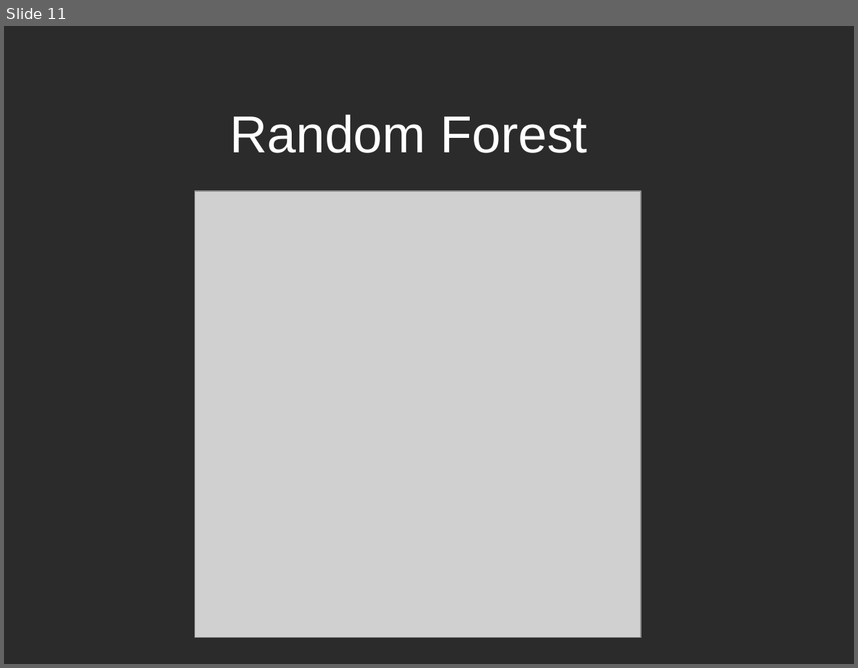
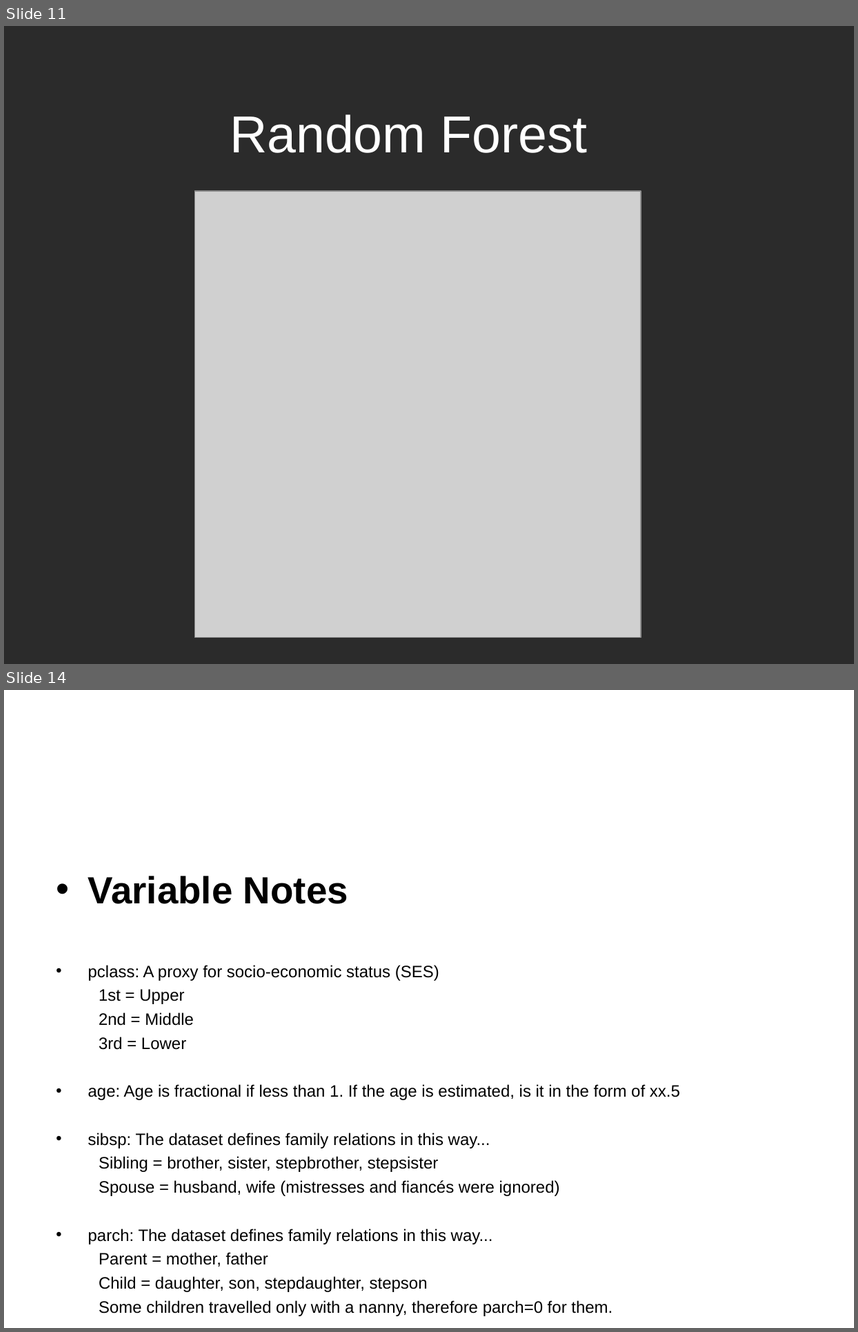
Before and after one commit to RobRomijnders/EDS, a slide deck: hack_7/Hackaton_slides.ppt. Shown one above the other, each under a label of ours: slide 11 before the commit, slides 11 and 14 after it; the slides between them are not shown. The pictures are 858x668 and 858x1332 pixels, drawn with LibreOffice and Linux fonts; fonts in the diff are those of the drawing; grey boxes stand for pictures; background and template pictures are left out; a plain dark background stands for a picture behind light text. Boxes give left, top, right and bottom in pixels: in the first picture for what was removed or moved away, otherwise in the second. Text is boxed around its words. In the diff, an @@ line names an element or a change of style, - is before the commit and + after.

```diff
--- a/hack_7/Hackaton_slides.ppt
+++ b/hack_7/Hackaton_slides.ppt
@@ slide 14 added at (4,690,854,1328), background picture (left out) @@
@@ title added at (18,750,835,841), 44 pt, text #FFFFFF @@
+Classification with Titanic data set
@@ text added at (88,876,680,1316), 14 pt, text #000000 @@
+• Variable Notes
+• pclass: A proxy for socio-economic status (SES)
+  1st = Upper
+  2nd = Middle
+  3rd = Lower
+• age: Age is fractional if less than 1. If the age is estimated, is it in the form of xx.5
+• sibsp: The dataset defines family relations in this way...
+  Sibling = brother, sister, stepbrother, stepsister
+  Spouse = husband, wife (mistresses and fiancés were ignored)
+• parch: The dataset defines family relations in this way...
+  Parent = mother, father
+  Child = daughter, son, stepdaughter, stepson
+  Some children travelled only with a nanny, therefore parch=0 for them.
```
Also in this commit, not shown: 4 other slides added, 1 slide removed.
